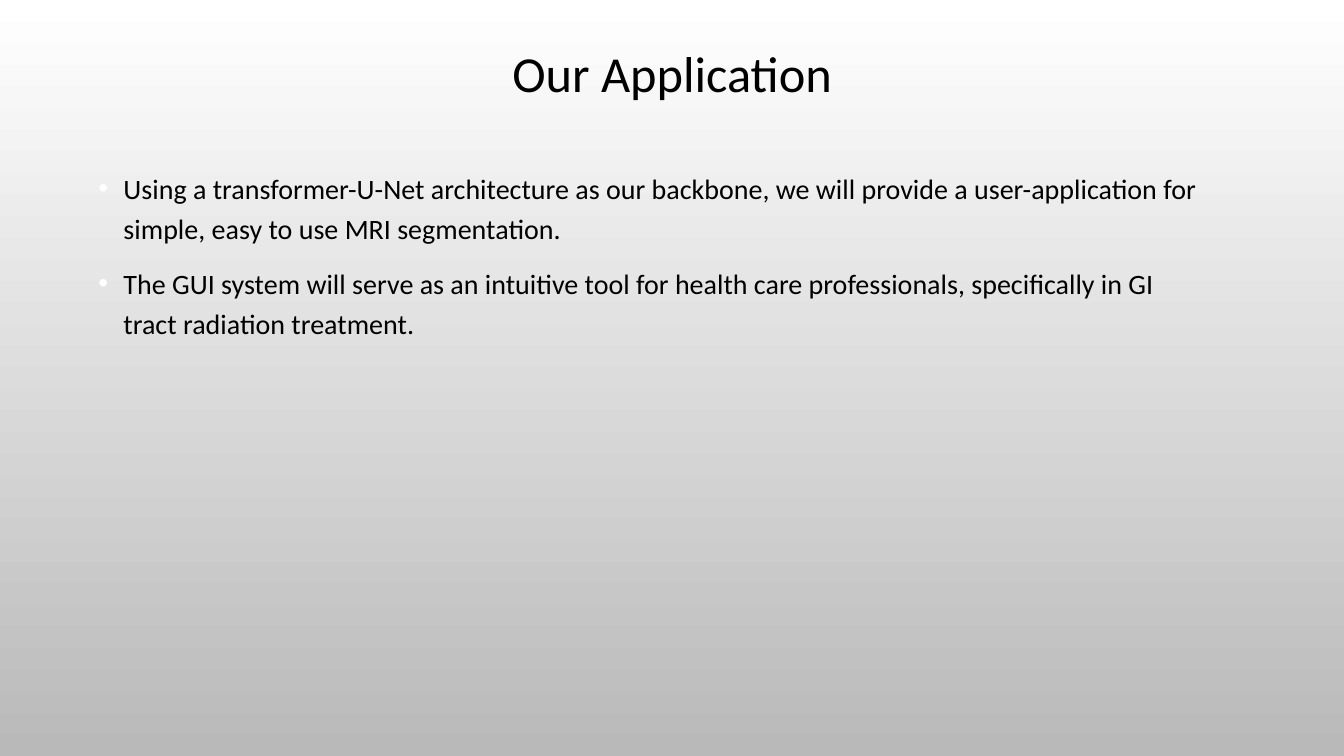
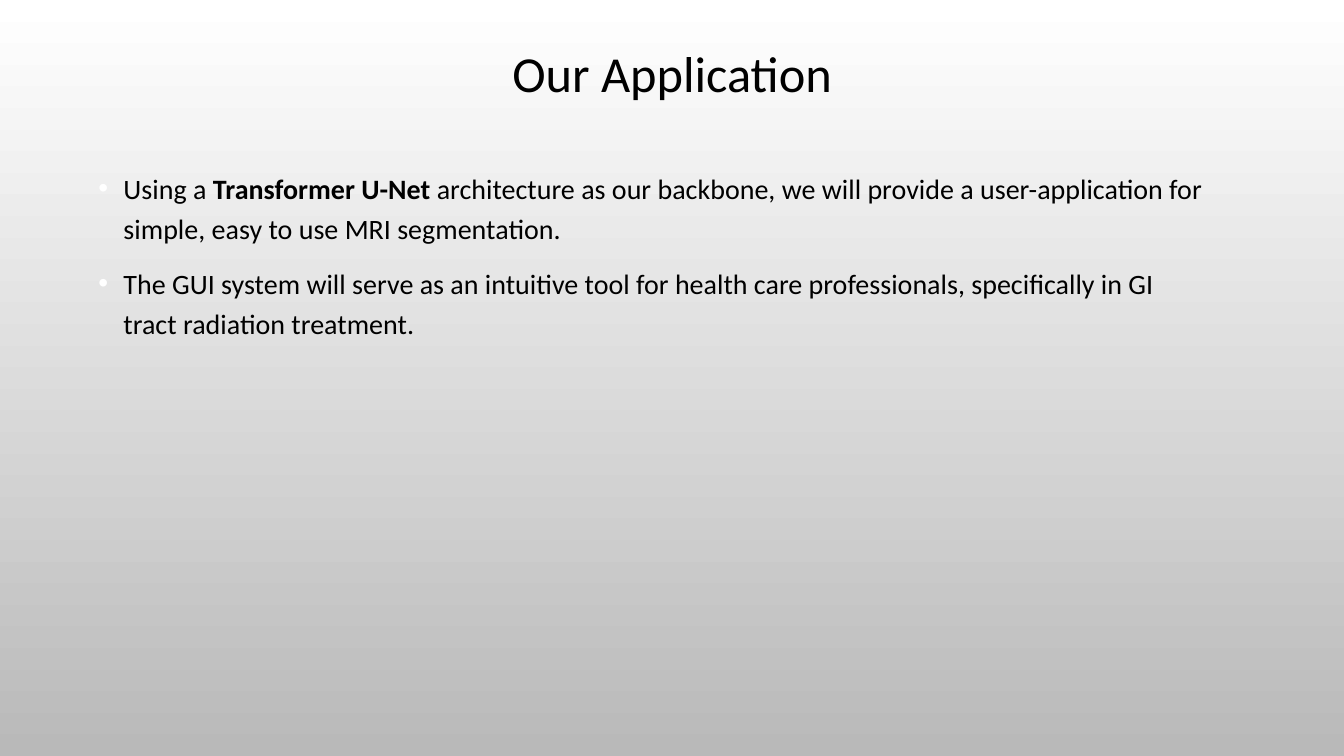
Before and after one commit to rotemlv/CapstoneProject, a slide deck: slide 9 of Capstone Project Phase A - Presentation.pptx. Drawn at 1344x756 pixels with LibreOffice and Linux fonts; fonts in the diff are those of the drawing; background and template pictures are left out. Boxes give left, top, right and bottom in pixels: in the first picture for what was removed or moved away, otherwise in the second. Text is boxed around its words. In the diff, an @@ line names an element or a change of style, - is before the commit and + after.

```diff
--- a/Capstone Project Phase A - Presentation.pptx
+++ b/Capstone Project Phase A - Presentation.pptx
@@ text at [123, 179, 1202, 244]: text changed @@
-• Using a transformer-U-Net architecture as our backbone, we will provide a user-application for simple, easy to use MRI segmentation.
+• Using a Transformer U-Net architecture as our backbone, we will provide a user-application for simple, easy to use MRI segmentation.
```
Also in this commit, not shown: 13 other slides changed.
